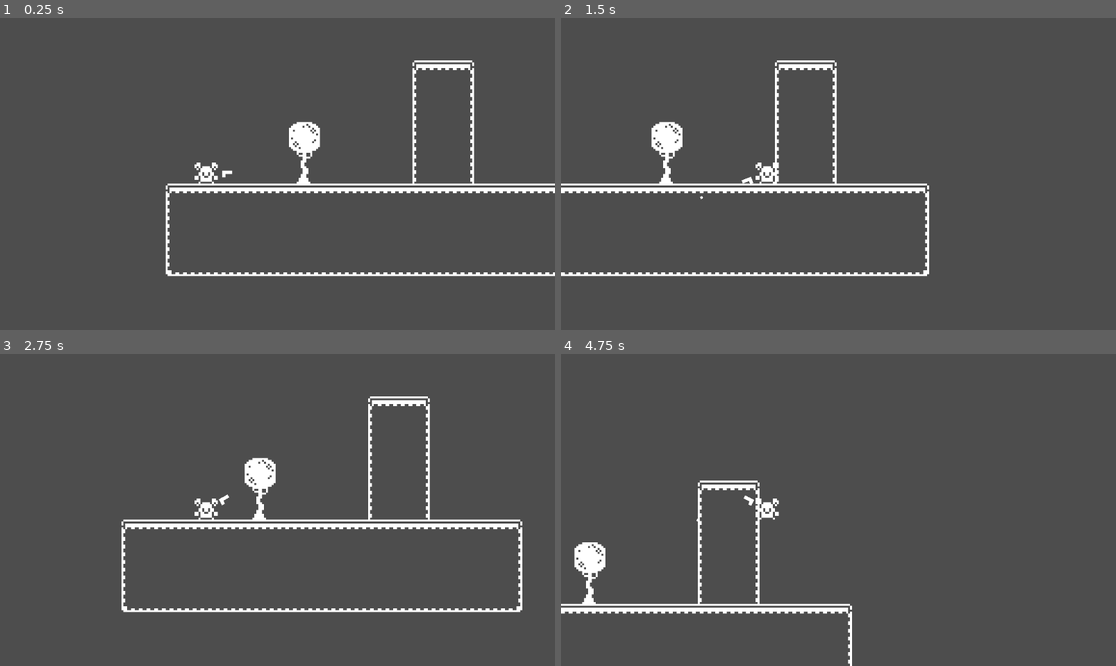
Above: before the commit, frames 1-4 (two rows, left to right).
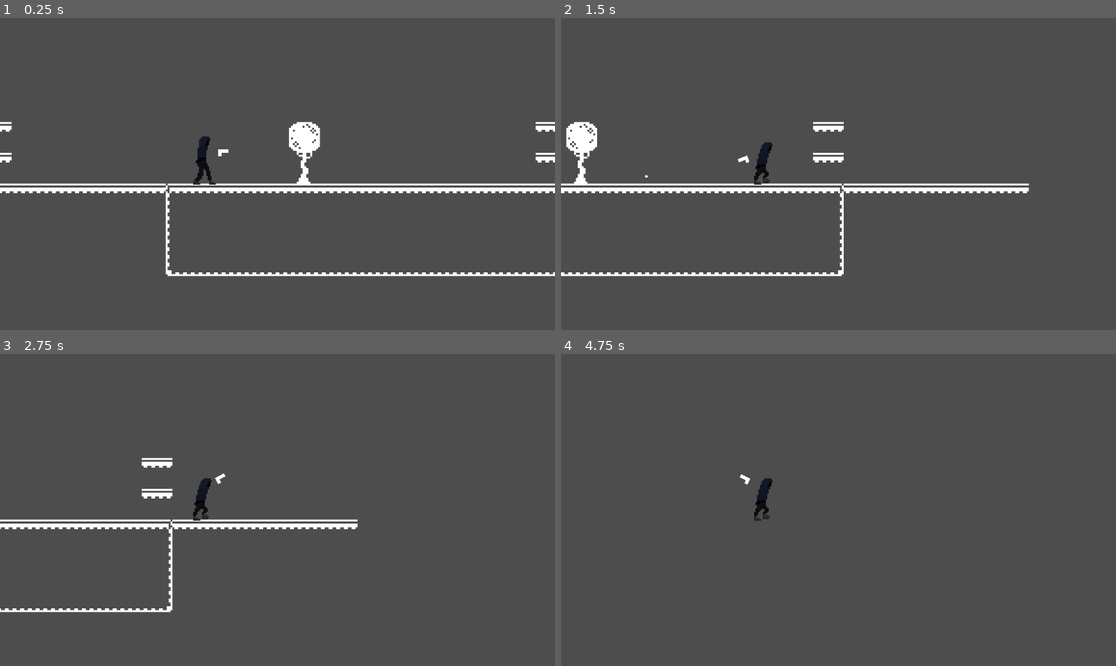
Above: after the commit, the same moments.

Repository: CarsonDecker24/2D-Platformer
Game: Godot game, scene res://level_1.tscn
Two runs of this game, one before a commit and one after it. Both use one fixed random seed, a clock stepped at 60 frames per second and the inputs below.
Inputs (mouse positions are in pixels of both pictures, inside the frame that each line leads up to):
- Up to frame 1 (0.25 s): no input
- Up to frame 2 (1.5 s): tap Enter at 0.5 s; move the mouse to (960, 158) at 0.52 s; hold D (move_right) from 0.53 s (still down); tap W (jump) at 0.6, 0.77, 1.07 s; move the mouse to (727, 189) at 1.27 s; click (727, 189) at 1.35 s
- Up to frame 3 (2.75 s): tap W (jump) at 1.52, 1.55, 1.82, 2.1 s; move the mouse to (333, 441) at 2.02 s; release D (move_right) at 2.03 s; hold A (move_left) from 2.03 s (still down)
- Up to frame 4 (4.75 s): move the mouse to (810, 572) at 2.77 s; release A (move_left) at 2.78 s; hold D (move_right) 2.78-4.28 s; click (810, 572) at 2.85 s; tap W (jump) at 3.02, 3.05, 3.32, 3.6, 3.77, 4.07, 4.52, 4.55 s; move the mouse to (1005, 556) at 3.52 s; move the mouse to (672, 463) at 4.27 s; hold A (move_left) from 4.28 s (still down); click (672, 463) at 4.35 s

The runs differ from the first frame. In frame 1, 2.1% of the frame differs, in the area x 0-100%, y 13-57%; in frame 2, 3.6%; in frame 3, 4.9%, in the area x 0-95%, y 13-83%; in frame 4, 3.1%.

Commit message:
speed change

Diff:
--- /dev/null
+++ b/AnimatedSprite2D.gd
@@ -0,0 +1,18 @@
+extends AnimatedSprite2D
+
+
+# Called when the node enters the scene tree for the first time.
+func _ready():
+	pass # Replace with function body.
+var curPlay
+
+# Called every frame. 'delta' is the elapsed time since the previous frame.
+func _process(delta):
+	if Input.is_action_just_pressed("move_right"):
+		play("walk windup")
+	pass
+
+
+func _on_animation_timer_timeout():
+	print("timeout")
+	pass # Replace with function body.
--- a/Player.gd
+++ b/Player.gd
@@ -13,7 +13,8 @@
 var wall_sliding = false
 var facing = 1
 var max_fall_speed = -1
-
+var acceleration = 0
+var activemovespeed = 0
 # Get the gravity from the project settings to be synced with RigidBody nodes.
 var gravity = ProjectSettings.get_setting("physics/2d/default_gravity")
 
@@ -42,10 +43,16 @@
 	# Get the input direction and handle the movement/deceleration.
 	# As good practice, you should replace UI actions with custom gameplay actions.
 	var direction = Input.get_axis("move_left", "move_right")
-	if direction:
-		velocity.x = direction * SPEED
-	else:
-		velocity.x = move_toward(velocity.x, 0, SPEED)
+	if direction and activemovespeed<200 and activemovespeed>-200:
+		acceleration = direction * SPEED/10
+	activemovespeed=acceleration + activemovespeed
+	if acceleration>0:acceleration= acceleration -SPEED/20
+	if acceleration<0: acceleration = acceleration + SPEED/20
+	if activemovespeed<0: activemovespeed=activemovespeed+SPEED/20
+	if activemovespeed>0: activemovespeed=activemovespeed-SPEED/20
+
+	velocity.x=activemovespeed
+	print(activemovespeed)
 
 	if direction != 0:
 		facing = direction
@@ -64,7 +71,7 @@
 
 	if wall_sliding and Input.is_action_just_pressed("jump"):
 		velocity.y = JUMP_VELOCITY
-		velocity.x = 100
+		velocity.x = 200
 		#have an amount of time before you can start moving again after
 
 	if velocity.y > max_fall_speed:
--- a/level_1.tscn
+++ b/level_1.tscn
@@ -1227,7 +1227,7 @@
 texture_filter = 1
 tile_set = SubResource("TileSet_32jpj")
 format = 2
-layer_0/tile_data = PackedInt32Array(393220, 655360, 5, 3932 …(629 unchanged characters)… , 720896, 7, 524301, 720896, 7, 327692, 655360, 6, 262156, 655360, 6, 196620, 655360, 6, 196621, 786432, 6, 262157, 786432, 6, 327693, 786432, 6, 131084, 655360, 5, 131085, 786432, 5)
+layer_0/tile_data = PackedInt32Array(393220, 655360, 5, 3932 …(629 unchanged characters)… , 720896, 7, 524301, 720896, 7, 327692, 720896, 6, 262156, 720896, 6, 196620, 720896, 6, 196621, 720896, 6, 262157, 720896, 6, 327693, 720896, 6, 131084, 720896, 6, 131085, 720896, 6, 196619, 720896, 6, 131083, 720896, 6, 393219, 720896, 5, 393218, 720896, 5, 393217, 720896, 5, 393216, 720896, 5, 458751, 720896, 5, 393233, 720896, 5, 393234, 720896, 5, 393235, 720896, 5, 393236, 720896, 5, 393237, 720896, 5, 393238, 720896, 5, 458750, 720896, 5, 458749, 720896, 5, 393214, 720896, 5, 327678, 720896, 5, 327696, 720896, 5, 262160, 720896, 5)
 
 [node name="Player" parent="." instance=ExtResource("3_410nd")]
 texture_filter = 1
--- a/player.tscn
+++ b/player.tscn
@@ -1,27 +1,106 @@
-[gd_scene load_steps=7 format=3 uid="uid://dblot7f26i2w"]
+[gd_scene load_steps=25 format=3 uid="uid://dblot7f26i2w"]
 
 [ext_resource type="Script" path="res://Player.gd" id="1_fhlp4"]
-[ext_resource type="Texture2D" uid="uid://cvjurk0lvn4xb" path="res://Assets/monochrome_tilemap_transparent_packed.png" id="2_p0y1i"]
+[ext_resource type="Texture2D" uid="uid://bk8djhif3kuf2" path="res://Assets/player sprites/walk windup/walk_windup00.png" id="2_2evn1"]
+[ext_resource type="Script" path="res://AnimatedSprite2D.gd" id="3_14dt8"]
+[ext_resource type="Texture2D" uid="uid://dhx4yasyxys56" path="res://Assets/player sprites/walk windup/New folder/shifted00.png" id="3_gqjp2"]
 [ext_resource type="Texture2D" uid="uid://dewofdup5nkhs" path="res://Assets/weapon.png" id="3_lo0dl"]
-
-[sub_resource type="AtlasTexture" id="AtlasTexture_twp05"]
-atlas = ExtResource("2_p0y1i")
-region = Rect2(0, 192, 16, 16)
+[ext_resource type="Texture2D" uid="uid://k78oe0y342cl" path="res://Assets/player sprites/walk windup/New folder/shifted01.png" id="4_osyik"]
+[ext_resource type="Texture2D" uid="uid://cwis3rulnlk3f" path="res://Assets/player sprites/walk windup/New folder/shifted02.png" id="5_idhw7"]
+[ext_resource type="Texture2D" uid="uid://dq5ekr25dorvq" path="res://Assets/player sprites/walk windup/New folder/shifted03.png" id="6_ui81n"]
+[ext_resource type="Texture2D" uid="uid://dwga37oyarj0j" path="res://Assets/player sprites/walk windup/New folder/shifted04.png" id="7_gyvnl"]
+[ext_resource type="Texture2D" uid="uid://4sq2ts4ftx2v" path="res://Assets/player sprites/walk windup/New folder/shifted05.png" id="8_r8rs0"]
+[ext_resource type="Texture2D" uid="uid://coysbbhbgbw6i" path="res://Assets/player sprites/walk windup/New folder/shifted06.png" id="9_86m83"]
+[ext_resource type="Texture2D" uid="uid://d3h8dg53kpg1c" path="res://Assets/player sprites/walk windup/New folder/shifted07.png" id="10_ajncn"]
+[ext_resource type="Texture2D" uid="uid://btadyphokhlws" path="res://Assets/player sprites/walk windup/New folder/shifted08.png" id="11_7ag7a"]
+[ext_resource type="Texture2D" uid="uid://dcj0m8tdvj6cx" path="res://Assets/player sprites/walk windup/New folder/shifted09.png" id="12_80wgp"]
+[ext_resource type="Texture2D" uid="uid://cr1nd7vef5cwq" path="res://Assets/player sprites/walk/walk loop0.png" id="12_nq7vs"]
+[ext_resource type="Texture2D" uid="uid://bkf0dascf8g6r" path="res://Assets/player sprites/walk/walk loop1.png" id="13_racfi"]
+[ext_resource type="Texture2D" uid="uid://c04tookf8tmge" path="res://Assets/player sprites/walk/walk loop2.png" id="14_hiwtm"]
+[ext_resource type="Texture2D" uid="uid://2m4svpd1nvsu" path="res://Assets/player sprites/walk/walk loop3.png" id="15_uljn7"]
+[ext_resource type="Texture2D" uid="uid://cttoiqq1j2o7v" path="res://Assets/player sprites/walk/walk loop4.png" id="16_eypip"]
+[ext_resource type="Texture2D" uid="uid://ccrm22pdxrnv7" path="res://Assets/player sprites/walk/walk loop5.png" id="17_hmjwk"]
+[ext_resource type="Texture2D" uid="uid://42sfacdgian7" path="res://Assets/player sprites/walk/walk loop6.png" id="18_rnjup"]
+[ext_resource type="Texture2D" uid="uid://de2v6ahixvqkt" path="res://Assets/player sprites/walk/walk loop7.png" id="19_6f1k5"]
 
 [sub_resource type="SpriteFrames" id="SpriteFrames_u6u7g"]
 animations = [{
 "frames": [{
 "duration": 1.0,
-"texture": SubResource("AtlasTexture_twp05")
+"texture": ExtResource("2_2evn1")
 }],
 "loop": true,
-"name": &"Idle",
-"speed": 5.0
+"name": &"idle",
+"speed": 30.0
+}, {
+"frames": [{
+"duration": 1.0,
+"texture": ExtResource("3_gqjp2")
+}, {
+"duration": 1.0,
+"texture": ExtResource("4_osyik")
+}, {
+"duration": 1.0,
+"texture": ExtResource("5_idhw7")
+}, {
+"duration": 1.0,
+"texture": ExtResource("6_ui81n")
+}, {
+"duration": 1.0,
+"texture": ExtResource("7_gyvnl")
+}, {
+"duration": 1.0,
+"texture": ExtResource("8_r8rs0")
+}, {
+"duration": 1.0,
+"texture": ExtResource("9_86m83")
+}, {
+"duration": 1.0,
+"texture": ExtResource("10_ajncn")
+}, {
+"duration": 1.0,
+"texture": ExtResource("11_7ag7a")
+}, {
+"duration": 1.0,
+"texture": ExtResource("12_80wgp")
+}],
+"loop": false,
+"name": &"walk windup",
+"speed": 30.0
+}, {
+"frames": [{
+"duration": 1.0,
+"texture": ExtResource("12_nq7vs")
+}, {
+"duration": 1.0,
+"texture": ExtResource("13_racfi")
+}, {
+"duration": 1.0,
+"texture": ExtResource("14_hiwtm")
+}, {
+"duration": 1.0,
+"texture": ExtResource("15_uljn7")
+}, {
+"duration": 1.0,
+"texture": ExtResource("16_eypip")
+}, {
+"duration": 1.0,
+"texture": ExtResource("17_hmjwk")
+}, {
+"duration": 1.0,
+"texture": ExtResource("18_rnjup")
+}, {
+"duration": 1.0,
+"texture": ExtResource("19_6f1k5")
+}],
+"loop": false,
+"name": &"walking",
+"speed": 30.0
 }]
 
-[sub_resource type="CapsuleShape2D" id="CapsuleShape2D_bcb6m"]
+[sub_resource type="CapsuleShape2D" id="CapsuleShape2D_upuir"]
 radius = 4.0
-height = 10.0
+height = 24.0
 
 [node name="Player" type="CharacterBody2D"]
 position = Vector2(78, 66)
@@ -29,12 +108,19 @@
 
 [node name="AnimatedSprite2D" type="AnimatedSprite2D" parent="."]
 texture_filter = 1
-position = Vector2(0, -3)
+position = Vector2(1, -7)
+scale = Vector2(0.05, 0.05)
 sprite_frames = SubResource("SpriteFrames_u6u7g")
-animation = &"Idle"
+animation = &"walk windup"
+frame_progress = 1.0
+script = ExtResource("3_14dt8")
+
+[node name="animation timer" type="Timer" parent="AnimatedSprite2D"]
+autostart = true
 
 [node name="CollisionShape2D" type="CollisionShape2D" parent="."]
-shape = SubResource("CapsuleShape2D_bcb6m")
+position = Vector2(-1, -7)
+shape = SubResource("CapsuleShape2D_upuir")
 
 [node name="Camera" type="Camera2D" parent="."]
 position = Vector2(37, 0)
@@ -43,6 +129,7 @@
 [node name="Reload" type="Timer" parent="."]
 
 [node name="Pivot" type="Node2D" parent="."]
+position = Vector2(-2, -11)
 
 [node name="Sprite2D" type="Sprite2D" parent="Pivot"]
 texture_filter = 1
@@ -53,3 +140,5 @@
 [node name="BulletSpawn" type="Node2D" parent="Pivot/Sprite2D"]
 position = Vector2(1.14286, -0.571426)
 scale = Vector2(0.571429, 0.571429)
+
+[connection signal="timeout" from="AnimatedSprite2D/animation timer" to="AnimatedSprite2D" method="_on_animation_timer_timeout"]
Binary file added: Assets/player sprites/walk windup/New folder/shifted00.png
Not shown, added: Assets/player sprites/walk windup/New folder/shifted00.png.import
Binary file added: Assets/player sprites/walk windup/New folder/shifted01.png
Not shown, added: Assets/player sprites/walk windup/New folder/shifted01.png.import
Binary file added: Assets/player sprites/walk windup/New folder/shifted02.png
Not shown, added: Assets/player sprites/walk windup/New folder/shifted02.png.import
Binary file added: Assets/player sprites/walk windup/New folder/shifted03.png
Not shown, added: Assets/player sprites/walk windup/New folder/shifted03.png.import
Binary file added: Assets/player sprites/walk windup/New folder/shifted04.png
Not shown, added: Assets/player sprites/walk windup/New folder/shifted04.png.import
Binary file added: Assets/player sprites/walk windup/New folder/shifted05.png
Not shown, added: Assets/player sprites/walk windup/New folder/shifted05.png.import
(and 44 more such lines)
